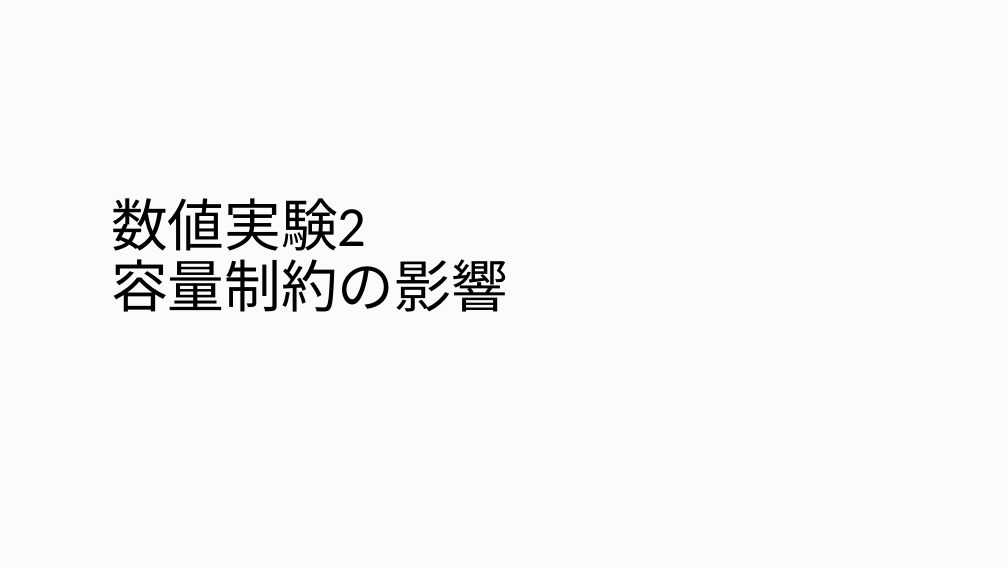
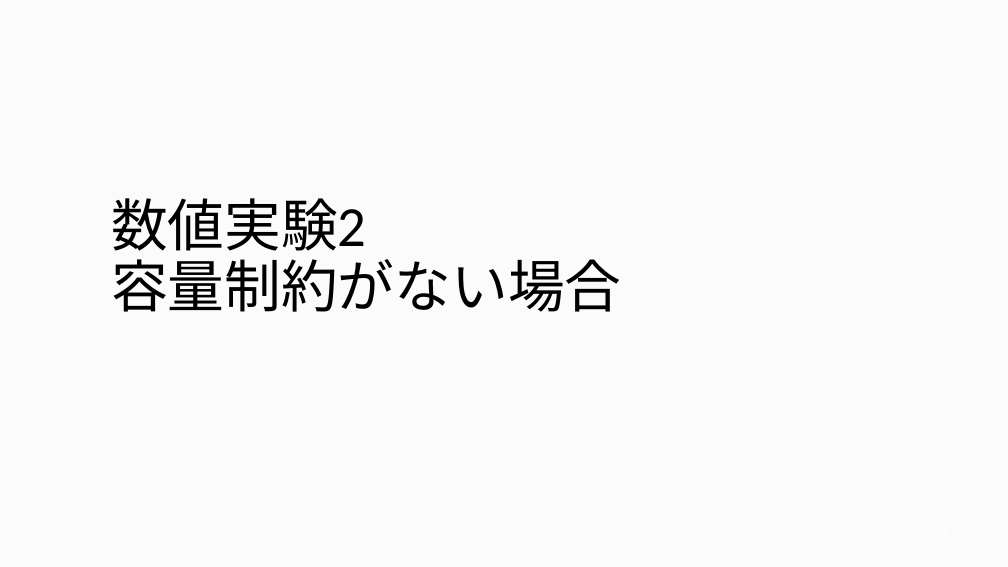
Before and after one commit to Marcy1016/AntColonyOptimization, a slide deck: slide 15 of 実験結果/卒論発表_13H023修.pptx (slide 16 before the commit). Drawn at 1008x567 pixels with LibreOffice and Linux fonts; fonts in the diff are those of the drawing; background and template pictures are left out. Boxes give left, top, right and bottom in pixels: in the first picture for what was removed or moved away, otherwise in the second. Text is boxed around its words. In the diff, an @@ line names an element or a change of style, - is before the commit and + after.

```diff
--- a/実験結果/卒論発表_13H023修.pptx
+++ b/実験結果/卒論発表_13H023修.pptx
@@ title at (x1=111, y1=198, x2=621, y2=312): text changed @@
-数値実験2
-容量制約の影響
+数値実験2
+容量制約がない場合
```
Also in this commit, not shown: 10 other slides changed, 3 slides added, 1 slide removed.
